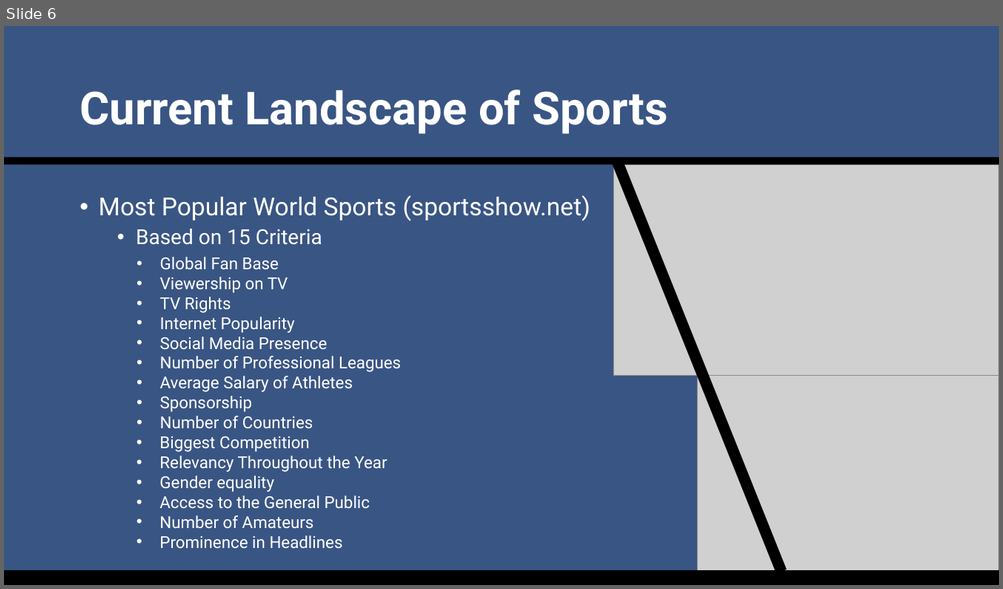
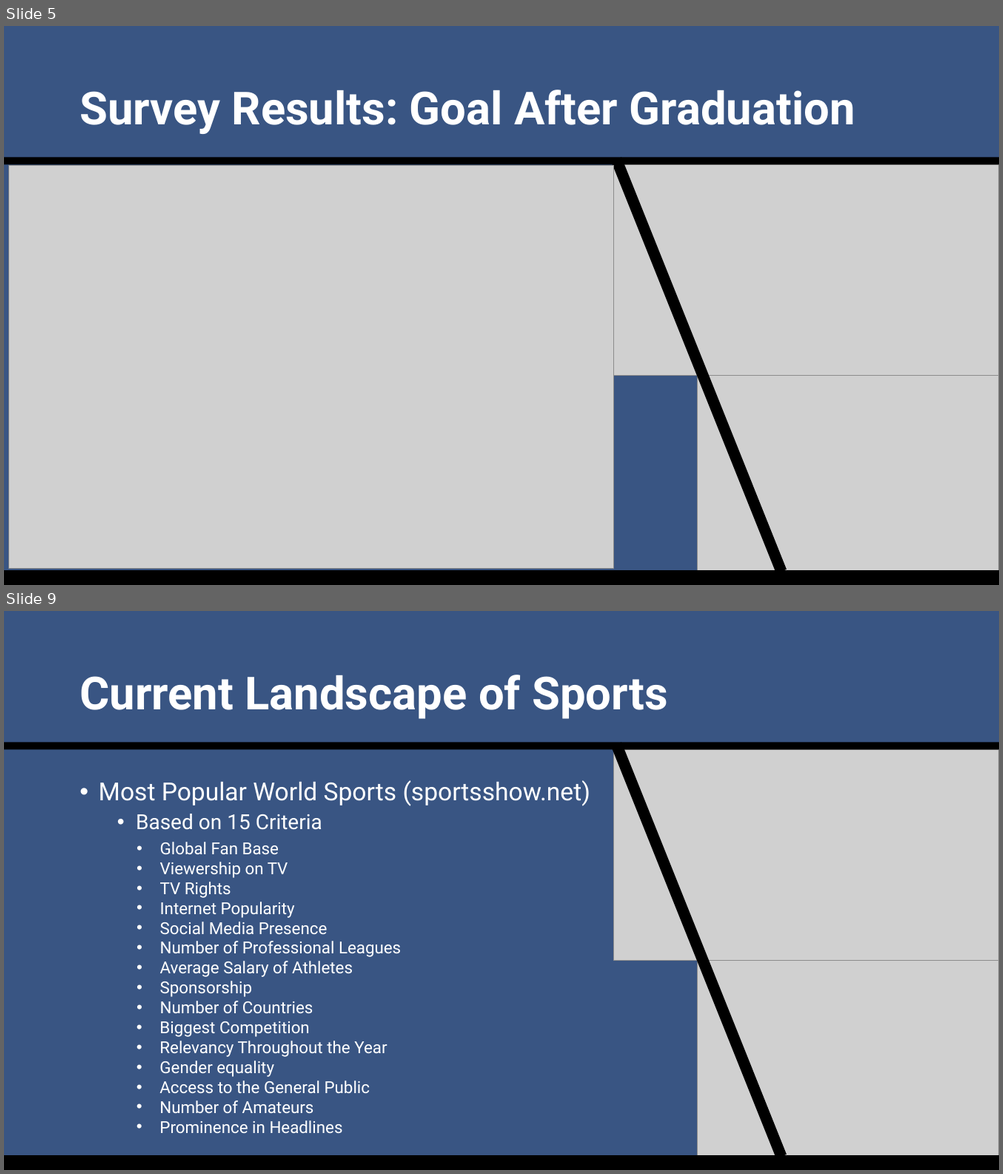
Before and after one commit to SuperMarioGiacomazzo/STOR538_WEBSITE, a slide deck: Slides/Sports Analytics 1/Sports_Analytics_1_Lecture.pptx. Shown one above the other, each under a label of ours: slide 6 before the commit, slides 5 and 9 after it; the slides between them are not shown. The pictures are 1003x589 and 1003x1174 pixels, drawn with LibreOffice and Linux fonts; fonts in the diff are those of the drawing; grey boxes stand for pictures. Boxes give left, top, right and bottom in pixels: in the first picture for what was removed or moved away, otherwise in the second. Text is boxed around its words. In the diff, an @@ line names an element or a change of style, - is before the commit and + after.

Commit message:
Lecture 1 Commit

```diff
--- a/Slides/Sports Analytics 1/Sports_Analytics_1_Lecture.pptx
+++ b/Slides/Sports Analytics 1/Sports_Analytics_1_Lecture.pptx
@@ slide 5 added at [4, 26, 999, 585], background #395583 @@
@@ title added at [79, 90, 855, 134], 44 pt, text #FFFFFF, bold @@
+Survey Results: Goal After Graduation
@@ rectangle added at [4, 157, 999, 165], fill #000000 @@
@@ rectangle added at [611, 157, 786, 574], fill #000000 @@
@@ picture added at [8, 166, 614, 569] @@
@@ picture added at [614, 165, 999, 376] @@
@@ picture added at [697, 375, 999, 585] @@
@@ rectangle added at [4, 571, 999, 585], fill #000000 @@
@@ what was slide 6 is now slide 9 @@
```
Also in this commit, not shown: 3 slides changed, 2 other slides added, 9 other files.
